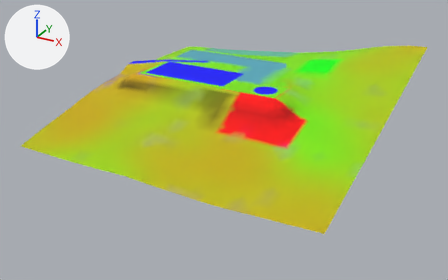
The glTF model games/yorimichi/assets/belmonte/meshes/SM_BM_BT_Terrain_6_2.glb, before and after one commit.
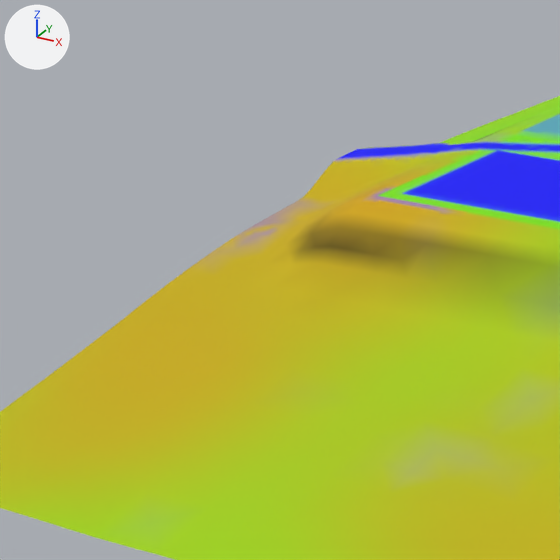
There are two pictures of each version: one whole from a 50 mm lens placed at (871.0, -406.0, 187.0), pointed at (637.0, 21.0, -26.0), one close up on the part from 10% to 41% of the width and 8% to 59% of the height. The axes (+X, +Y, +Z) are drawn at upper left. The lights are the same throughout. The older version's two pictures come first.

Before the edit, the objects in view are built like this:
```python
me_sm_bt_terrain_6_2 = bpy.data.meshes.new('SM_BT_Terrain_6_2')
me_sm_bt_terrain_6_2.from_pydata(...)  # 3117 vertices, 6097 faces; spans x 512.0..768.0, y -88.0..168.0, z -21.0..38.0
me_sm_bt_terrain_6_2.materials.append(mat_bm_000_m_terrain_044)
ob_sm_bm_bt_terrain_6_2 = bpy.data.objects.new('SM_BM_BT_Terrain_6_2', me_sm_bt_terrain_6_2)
ob_sm_bm_bt_terrain_6_2.location = (0.0, 0.0, 0.0)
```
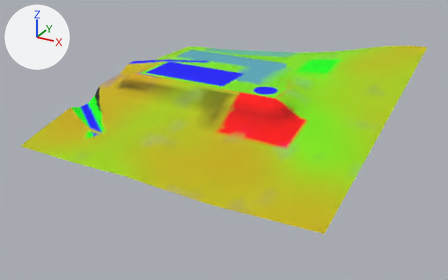
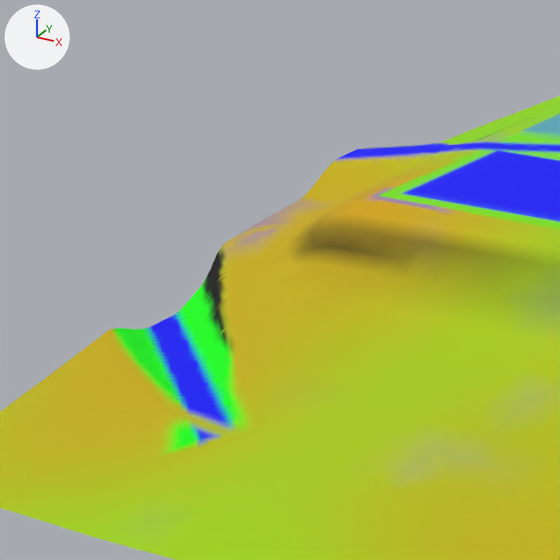
What the commit changed:
me_sm_bt_terrain_6_2 is used by ob_sm_bm_bt_terrain_6_2; location (0.0, 0.0, 0.0).
me_sm_bt_terrain_6_2 had 3117 vertices, 6097 faces and spanned x 512.0..768.0, y -88.0..168.0, z -21.0..38.0.
me_sm_bt_terrain_6_2 now has 4487 vertices, 8687 faces and spans x 512.0..768.0, y -88.0..168.0, z -21.0..38.0.
me_sm_bt_terrain_6_2 part 1: 19 vertices removed from x 512.0..552.0, y -56.0..8.0, z -11.0..4.0; 1389 vertices added at x 512.0..574.0, y -63.0..15.0, z -12.0..5.0.

Pixel boxes (x1, y1, x2, y2) of what changed, in the close-ups (560 x 560 px):
part 1 of me_sm_bt_terrain_6_2, cut back
    before: (95, 240, 285, 462)
    after: (71, 240, 305, 462)
